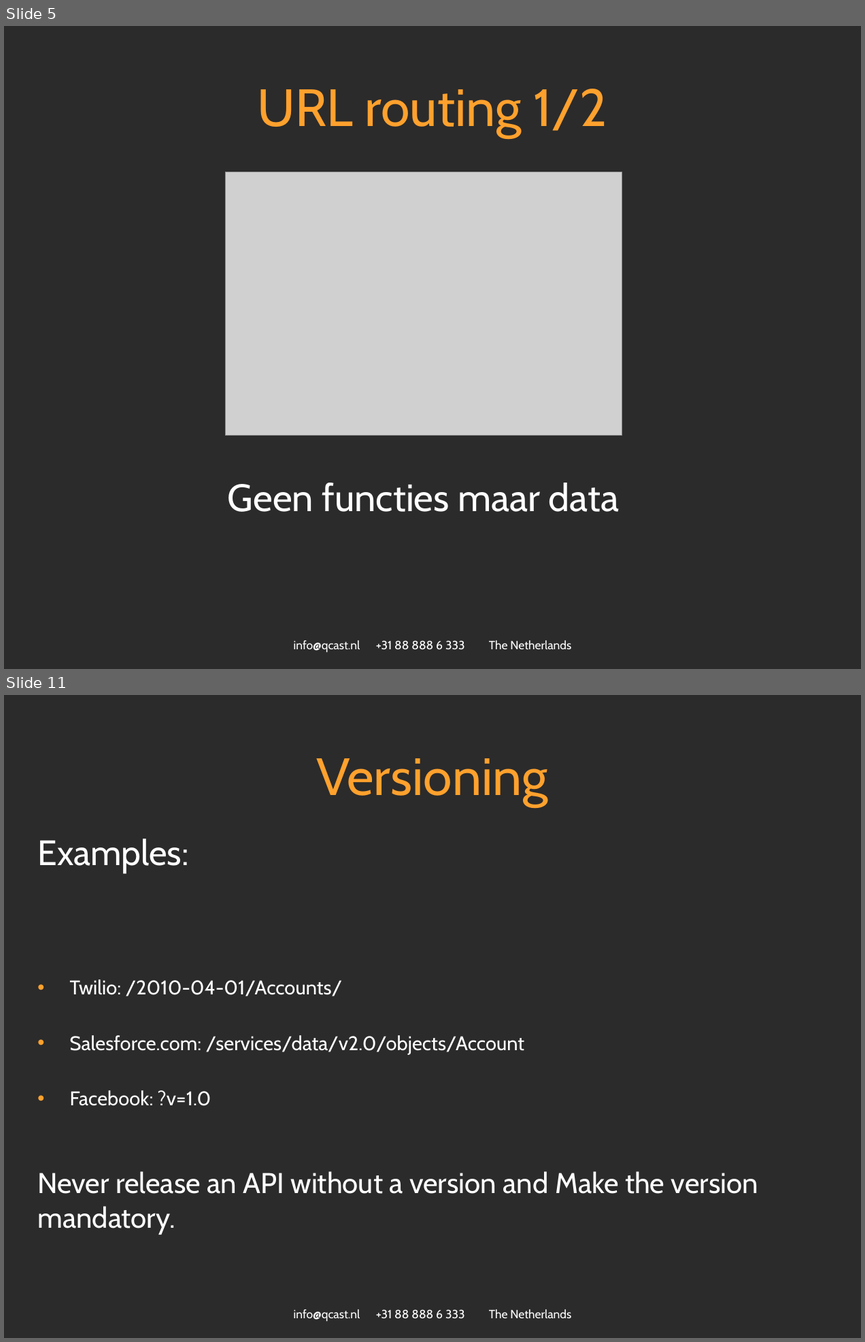
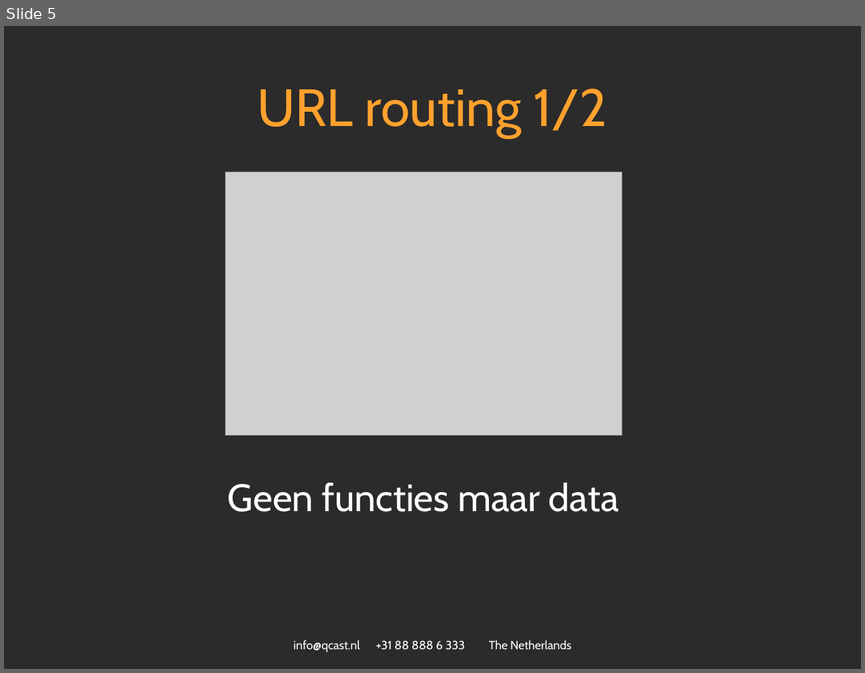
Before and after one commit to spijkerman/dierentuin, a slide deck: API workshop.pptx. Shown one above the other, each under a label of ours: slides 5 and 11 before the commit, slide 5 after it; the slides between them are not shown. The pictures are 865x1342 and 865x673 pixels, drawn with LibreOffice and Linux fonts; fonts in the diff are those of the drawing; grey boxes stand for pictures; background and template pictures are left out; a plain dark background stands for a picture behind light text. Boxes give left, top, right and bottom in pixels: in the first picture for what was removed or moved away, otherwise in the second. Text is boxed around its words. In the diff, an @@ line names an element or a change of style, - is before the commit and + after.

```diff
--- a/API workshop.pptx
+++ b/API workshop.pptx
@@ slide 11 removed at [4,695,861,1338], background picture (left out); not listed: 1 template element that a slide beside it also shows @@
@@ title removed at [317,758,548,807] @@
-Versioning
@@ text removed at [37,838,758,1234] @@
-Examples:
-• Twilio: /2010-04-01/Accounts/
-• Salesforce.com: /services/data/v2.0/objects/Account
-• Facebook: ?v=1.0
-Never release an API without a version and Make the version mandatory.
```
Also in this commit, not shown: 8 slides changed, 3 slides added, 3 other slides removed.
